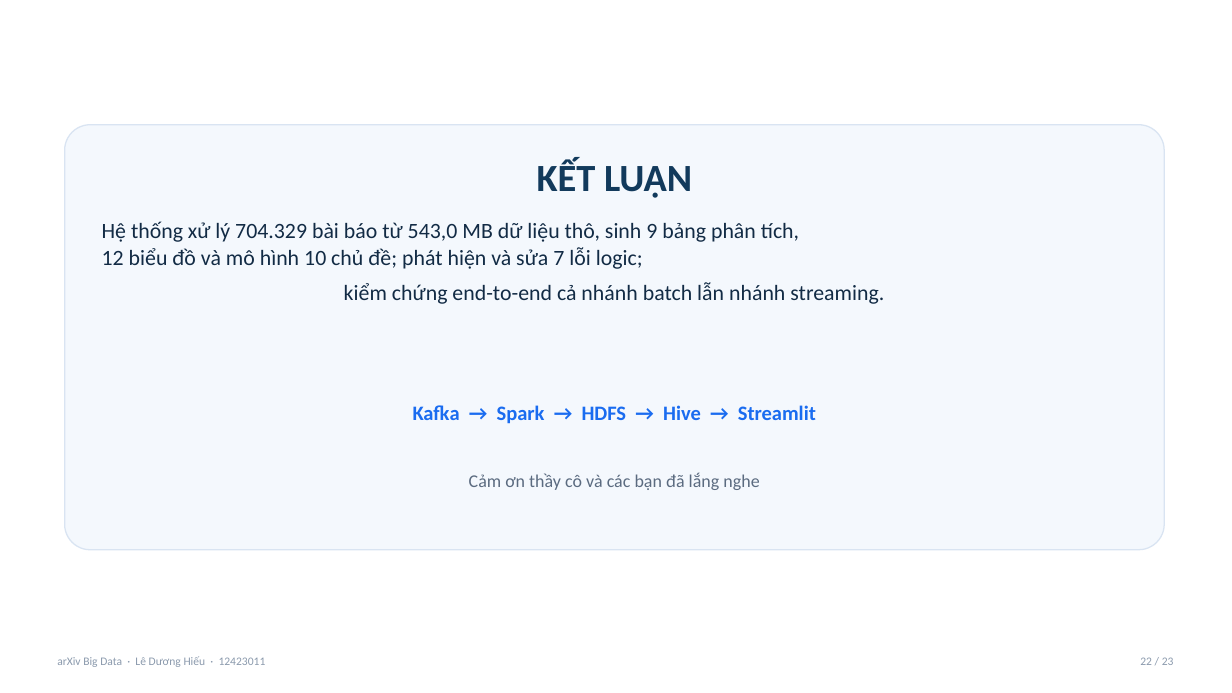
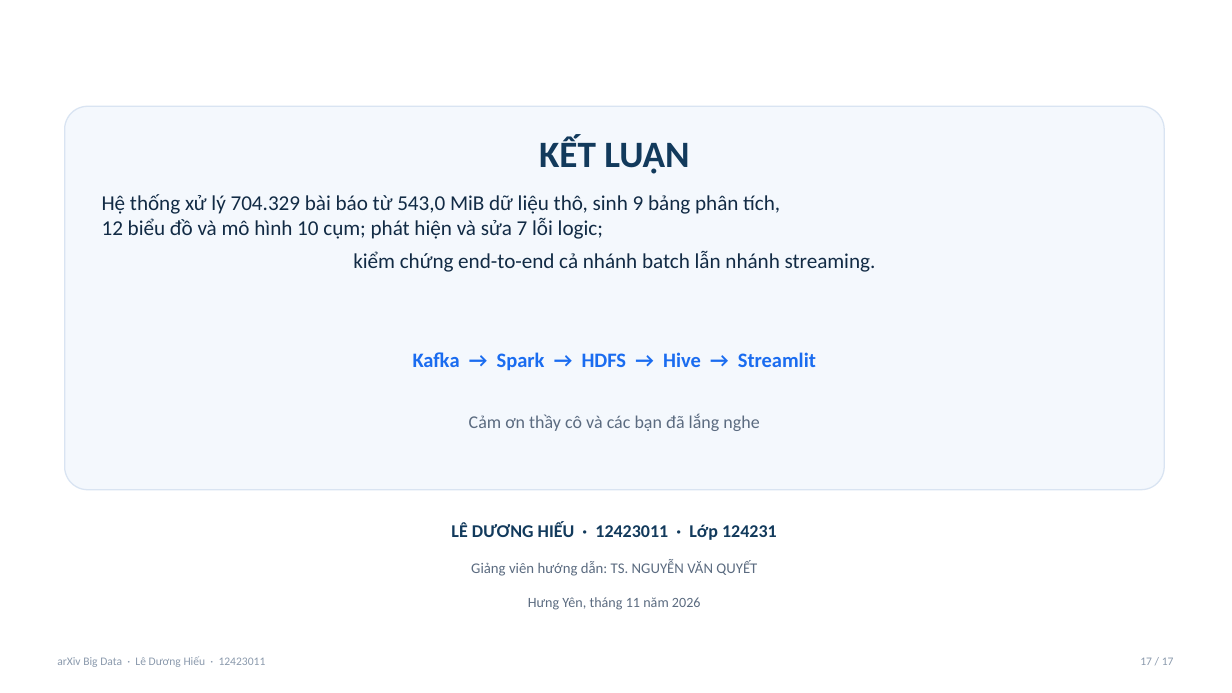
Before and after one commit to LDH-LeHieu18012005/arXiv-Big-Data-Platform, a slide deck: slide 17 of Slide Thuyết trình Xử lý Dữ liệu lớn - Lê Dương Hiếu.pptx (slide 22 before the commit). Drawn at 1232x693 pixels with LibreOffice and Linux fonts; fonts in the diff are those of the drawing. Boxes give left, top, right and bottom in pixels: in the first picture for what was removed or moved away, otherwise in the second. Text is boxed around its words. In the diff, an @@ line names an element or a change of style, - is before the commit and + after.

```diff
--- a/Slide Thuyết trình Xử lý Dữ liệu lớn - Lê Dương Hiếu.pptx
+++ b/Slide Thuyết trình Xử lý Dữ liệu lớn - Lê Dương Hiếu.pptx
@@ rounded rectangle: place and size @@
-rounded rectangle at [65, 125, 1165, 550]
+rounded rectangle at [65, 106, 1165, 490]
@@ text "KẾT LUẬN": place and size @@
-text "KẾT LUẬN" at [537, 159, 692, 198]
+text "KẾT LUẬN" at [539, 136, 689, 174]
@@ text "KẾT LUẬN" at [539, 136, 689, 174]: size 30 to 29 pt @@
@@ text at [102, 194, 876, 272]: text changed; size 17 to 16.5 pt @@
-Hệ thống xử lý 704.329 bài báo từ 543,0 MB dữ liệu thô, sinh 9 bảng phân tích,
-12 biểu đồ và mô hình 10 chủ đề; phát hiện và sửa 7 lỗi logic;
-kiểm chứng end-to-end cả nhánh batch lẫn nhánh streaming.
+Hệ thống xử lý 704.329 bài báo từ 543,0 MiB dữ liệu thô, sinh 9 bảng phân tích,
+12 biểu đồ và mô hình 10 cụm; phát hiện và sửa 7 lỗi logic;
+kiểm chứng end-to-end cả nhánh batch lẫn nhánh streaming.
@@ text "Kafka → Spark → HDFS ...": place and size @@
-text "Kafka → Spark → HDFS ..." at [413, 405, 816, 424]
+text "Kafka → Spark → HDFS ..." at [413, 352, 816, 371]
@@ text "Cảm ơn thầy cô và ...": place and size @@
-text "Cảm ơn thầy cô và ..." at [469, 472, 759, 490]
+text "Cảm ơn thầy cô và ..." at [469, 414, 759, 431]
@@ text added at [451, 523, 777, 540], 14 pt, text #123A5C, bold @@
+LÊ DƯƠNG HIẾU · 12423011 · Lớp 124231
@@ text added at [471, 560, 757, 576], 11.5 pt, text #5B6B80 @@
+Giảng viên hướng dẫn: TS. NGUYỄN VĂN QUYẾT
@@ text added at [528, 597, 701, 610], 11 pt, text #5B6B80 @@
+Hưng Yên, tháng 11 năm 2026
@@ text at [1140, 657, 1174, 665]: text changed @@
-22 / 23
+17 / 17
```
Also in this commit, not shown: 14 other slides changed, 2 slides added, 8 slides removed, 47 other files.
